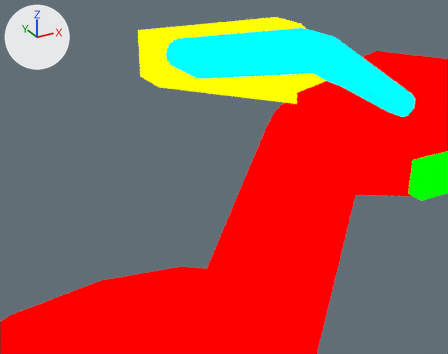
The Blender file assets-source/blender/motion/parasaurolophus-idle.blend: old version first, new version second.
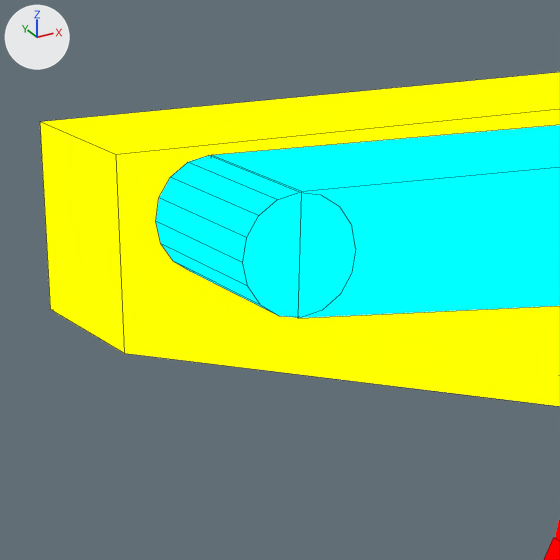
Each version is shown from a 50 mm lens placed at (23.36, -26.11, 38.88), pointed at (34.22, -6.37, 29.01), then close up on the part from 29% to 59% of the width and 0% to 39% of the height. The axes (+X, +Y, +Z) are drawn at upper left. The lights are the same throughout. The first two pictures are the older version. Both versions are drawn at full value of the shape key 'idle_04' of 'DinoTycoon_Motion_parasaurolophus_idle_crest_ridge_joint'; the numbers are the values there. The close-ups show mesh edges as thin lines.

Objects in the first close-up: 'DinoTycoon_Motion_parasaurolophus_idle_crest_ridge_0', 'DinoTycoon_Motion_parasaurolophus_idle_crest_ridge_joint', 'DinoTycoon_Motion_parasaurolophus_idle_tube_crest' and 2 more.
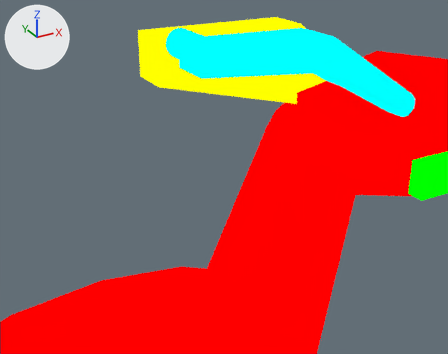
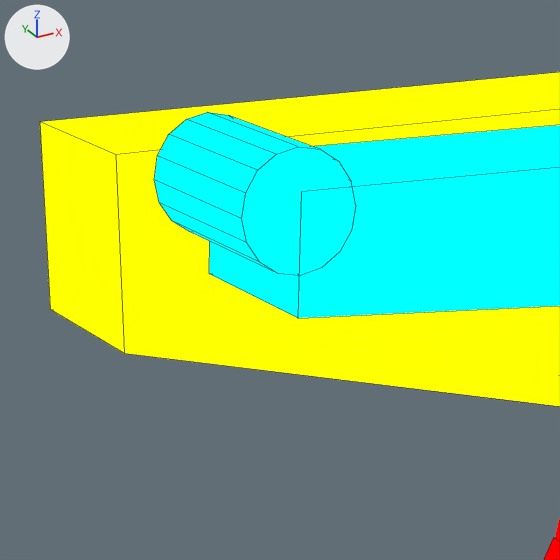
What changed in the scene script:
```text
Change me_dinotycoon_motion_parasaurolophus_idle_sample_crest_ridge_joint:
    used by ob_dinotycoon_motion_parasaurolophus_idle_crest_ridge_joint; location = (0.0, 0.0, 0.0)
    remove me_dinotycoon_motion_parasaurolophus_idle_sample_crest_ridge_joint.from_pydata(...)  # 32 vertices, 18 faces; spans x 33.4..34.6, y -5.0..-3.0, z 32.7..33.9
    add me_dinotycoon_motion_parasaurolophus_idle_sample_crest_ridge_joint.from_pydata(...)  # 32 vertices, 18 faces; spans x 33.4..34.6, y -5.0..-3.0, z 33.11..34.32
    me_dinotycoon_motion_parasaurolophus_idle_sample_crest_ridge_joint part 1: the whole mesh is moved by (0.0, 0.0, 0.42)
```

Location of each change, [x1, y1, x2, y2] in pixels of the close-ups (560 x 560 px):
'DinoTycoon_Motion_parasaurolophus_idle_crest_ridge_joint', moved
    before: [156, 155, 356, 318]
    after: [154, 112, 356, 275]
